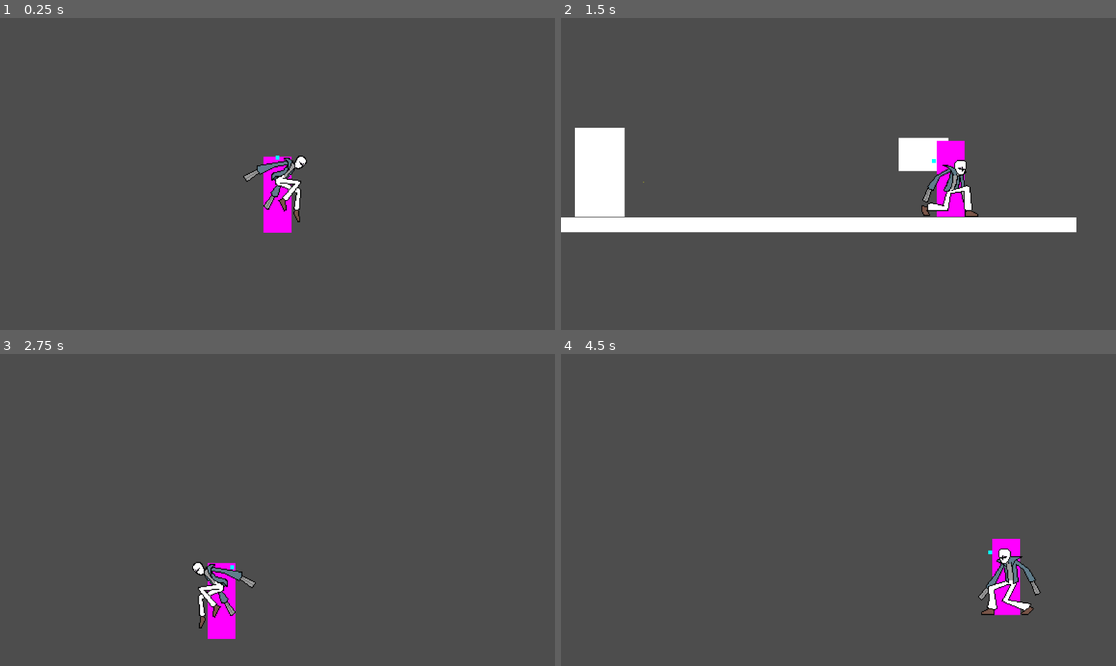
Above: before the commit, frames 1-4 (two rows, left to right).
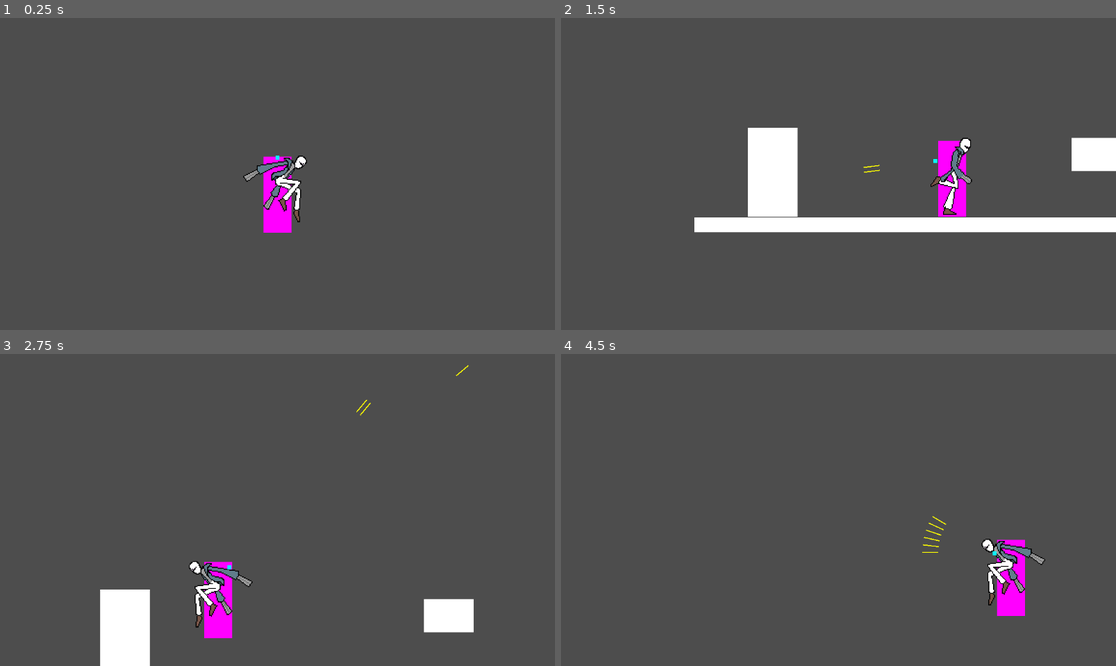
Above: after the commit, the same moments.

Repository: cruel-unusual-media/shotgun-hands
Game: Godot game, scene res://Levels/Playground/playground_player_test.tscn
Same seed, same stepped clock (60 frames per second), same inputs: the game is played once before the commit and once after it. This scene is started directly instead of the project's main scene.
Inputs (mouse positions are in pixels of both pictures, inside the frame that each line leads up to):
- Up to frame 1 (0.25 s): no input
- Up to frame 2 (1.5 s): move the mouse to (960, 158) at 0.52 s; hold D (move_right) from 0.53 s (still down); click (960, 158) at 0.6 s; tap W (move_jump) at 0.77 s; right-click (960, 158) at 0.8 s; move the mouse to (727, 189) at 1.27 s; right-click (727, 189) at 1.35 s
- Up to frame 3 (2.75 s): tap W (move_jump) at 1.52 s; click (166, 525) at 1.55 s; move the mouse to (333, 441) at 2.02 s; release D (move_right) at 2.03 s; hold A (move_left) from 2.03 s (still down); click (333, 441) at 2.1 s; right-click (333, 441) at 2.3 s
- Up to frame 4 (4.5 s): move the mouse to (810, 572) at 2.77 s; release A (move_left) at 2.78 s; hold D (move_right) 2.78-4.28 s; right-click (810, 572) at 2.85 s; tap W (move_jump) at 3.02, 3.77 s; click (810, 572) at 3.05 s; move the mouse to (1005, 556) at 3.52 s; hold S (move_crouch) 3.53-4.28 s; right-click (1005, 556) at 3.8 s; move the mouse to (672, 463) at 4.27 s; hold A (move_left) from 4.28 s (still down); click (672, 463) at 4.35 s

The runs differ from the first frame. In frame 1, less than 0.1% of the frame differs, in the area x 49-51%, y 44-45%; in frame 2, 9.5%, in the area x 0-100%, y 35-69%; in frame 3, 4.3%; in frame 4, 1.6%.

Commit message:
Implemented shooting
 - Implemented ammo type base class
 - added way to shoot from player
 - added rudimentry shotgun jumping

Diff:
--- a/Actors/Player/controller_component.gd
+++ b/Actors/Player/controller_component.gd
@@ -6,6 +6,16 @@
 var hitbox_default_pos : Vector2
 var head_check : Area2D
 var friction : int = 10
+var can_shotgun_jump = true
+
+@export
+var recticle : PlayerRecticle
+## The ammo launched by the primary fire. Should be a child of the recticle.
+@export
+var primary_ammo : AmmoGeneric
+## The ammo launched by the secondary fire. Should be a child of the recticle.
+@export
+var secondary_ammo : AmmoGeneric
 
 # Called when the node enters the scene tree for the first time.
 func _ready() -> void:
@@ -60,6 +70,20 @@
 		else:
 			player.state = player.FALLING
 
+	if Input.is_action_just_pressed("fire_left"):
+		var shot = primary_ammo.fire(recticle.normal.angle())
+		if can_shotgun_jump and not player.is_on_floor() and shot:
+			if recticle.normal.y < 0:
+				player.velocity.y = min(0, player.velocity.y)
+			player.velocity -= recticle.normal*800
+	if Input.is_action_just_pressed("fire_right"):
+		var shot = secondary_ammo.fire(recticle.normal.angle())
+		if can_shotgun_jump and not player.is_on_floor() and shot:
+			if recticle.normal.y < 0:
+				player.velocity.y = min(0, player.velocity.y)
+			player.velocity -= recticle.normal*800
+
+
 
 	player.move_and_slide()
 
--- a/Actors/Player/player.gd
+++ b/Actors/Player/player.gd
@@ -7,7 +7,7 @@
 enum {IDLE, MOVING, FALLING, JUMPING, SHOOTING_IDLE, SHOOTING_MOVING, SHOOTING_FALLING, SHOTGUN_JUMP, CROUCHING, SLIDING}
 
 var state = JUMPING # State is used to determine the currently used animation
-@onready var shootTarget : Node2D = $Target
+#@onready var shootTarget : Node2D = $Target
 var prevState = IDLE
 @onready var sprite = $AnimatedSprite2D
 
--- a/Actors/Player/player.tscn
+++ b/Actors/Player/player.tscn
@@ -5,7 +5,7 @@
 [ext_resource type="Script" uid="uid://cxm75lk51oc68" path="res://Actors/Player/controller_component.gd" id="2_b63gh"]
 [ext_resource type="Script" uid="uid://ck8hnd0csg4rk" path="res://Actors/Player/camera_2d.gd" id="3_v1key"]
 [ext_resource type="Script" uid="uid://bkrwwx5a7wgso" path="res://Actors/Player/player_recticle.gd" id="4_n7l8t"]
-[ext_resource type="Script" uid="uid://5g70dolrgvee" path="res://Actors/Player/shooting_component.gd" id="5_isd1h"]
+[ext_resource type="PackedScene" uid="uid://cv53sl1qoc2vs" path="res://Ammos/ammy_types/basic_ammo_type.tscn" id="5_awv0x"]
 [ext_resource type="PackedScene" uid="uid://dlqa1fyyky5xj" path="res://Actors/Shared/damagable_component.tscn" id="7_8gtf5"]
 [ext_resource type="Script" uid="uid://b014414k0lgbj" path="res://Actors/Shared/health_component.gd" id="8_awv0x"]
 
@@ -16,12 +16,15 @@
 size = Vector2(58, 79)
 
 [node name="Player" type="CharacterBody2D"]
-collision_layer = 5
+collision_layer = 0
 collision_mask = 5
 script = ExtResource("1_vhr1b")
 
-[node name="ControllerComponent" type="Node2D" parent="."]
+[node name="ControllerComponent" type="Node2D" parent="." node_paths=PackedStringArray("recticle", "primary_ammo", "secondary_ammo")]
 script = ExtResource("2_b63gh")
+recticle = NodePath("../PlayerRecticle")
+primary_ammo = NodePath("../PlayerRecticle/BasicAmmoType")
+secondary_ammo = NodePath("../PlayerRecticle/BasicAmmoType2")
 
 [node name="HeadFocus" type="Node2D" parent="."]
 position = Vector2(0, -121)
@@ -58,8 +61,14 @@
 color = Color(0, 1, 1, 1)
 polygon = PackedVector2Array(2, -2, 2, 2, -2, 2, -2, -2)
 
-[node name="ShootingComponent" type="Node2D" parent="PlayerRecticle"]
-script = ExtResource("5_isd1h")
+[node name="BasicAmmoType" parent="PlayerRecticle" instance=ExtResource("5_awv0x")]
+bullet_count = 6
+projectile_spread = 30.0
+max_ammo = 6
+
+[node name="BasicAmmoType2" parent="PlayerRecticle" instance=ExtResource("5_awv0x")]
+bullet_count = 2
+max_ammo = 6
 
 [node name="Camera2D" type="Camera2D" parent="." node_paths=PackedStringArray("focus")]
 position = Vector2(0, -121)
--- a/Actors/Player/player_recticle.gd
+++ b/Actors/Player/player_recticle.gd
@@ -1,7 +1,9 @@
-extends Node2D
+class_name PlayerRecticle extends Node2D
 
 @export
 var focus : Node2D
+@export
+var normal : Vector2
 
 # Called when the node enters the scene tree for the first time.
 func _ready() -> void:
@@ -12,4 +14,4 @@
 func _process(delta: float) -> void:
 	var mPos = get_global_mouse_position() - focus.global_position
 	position = mPos.normalized()*35 + focus.position
-	var angle = mPos.angle()
+	normal = mPos.normalized()
--- a/Actors/Player/shooting_component.gd
+++ b/Actors/Player/shooting_component.gd
@@ -1,9 +1,6 @@
 class_name ShootingComponent extends Node2D
 
-@export
-var primary_ammo : PackedScene
-@export
-var secondary_ammo : PackedScene
+
 
 
 # Called when the node enters the scene tree for the first time.
--- /dev/null
+++ b/Ammos/ammy_types/ammo_generic.gd
@@ -0,0 +1,93 @@
+class_name AmmoGeneric extends Node2D
+
+## The projectile type used. Any scene can be placed here and will be instantiated as a projectile.
+@export
+var projectile_type : PackedScene
+## The number of bullets fired by this
+@export
+var bullet_count : int = 1
+## In degrees, the bullet spread, with bullets evenly placed along the spread.
+## If it is left as 0 and multiple bullets are fired, the bullets will be arranged vertically instead.
+## If there is only one bullet fired, this does nothing.
+@export
+var projectile_spread : float = 0
+## In degrees, the amount that a projectile can vary from its position
+@export
+var projectile_inaccuracy : float = 0
+## The speed of the projectile, in units/second. Will only override the speed of projectiles of the BasicBullet type.
+@export
+var speed : int = 1000
+## The damage of this projectile. Will only override the damage of projectiles of the BasicBullet type.
+@export
+var damage : int = 1
+## Time between shots
+@export
+var fire_delay : float
+var can_fire : bool = true
+@onready var delay_timer : Timer = $DelayTimer
+## Max number of shots before reload is required. Set to -1 to make ammo unlimited.
+@export
+var max_ammo : int = -1
+@onready var ammo : int = max_ammo
+
+
+
+# Called when the node enters the scene tree for the first time.
+func _ready() -> void:
+	if is_instance_valid(delay_timer):
+		delay_timer.timeout.connect(_on_delay_timer_timeout)
+
+
+# Called every frame. 'delta' is the elapsed time since the previous frame.
+func _process(delta: float) -> void:
+	pass
+
+# Shoots a projectile if possible and returns false if it can't
+func fire(dir : float) -> bool:
+	if can_fire:
+		if bullet_count == 1:
+			send_bullet(dir + randf_range(-deg_to_rad(projectile_inaccuracy)/2, deg_to_rad(projectile_inaccuracy)/2), Vector2.ZERO)
+		else:
+			if projectile_spread > 0:
+				var i = -deg_to_rad(projectile_spread)/2
+				while i <= deg_to_rad(projectile_spread)/2:
+					send_bullet(dir+i+randf_range(-deg_to_rad(projectile_inaccuracy)/2, deg_to_rad(projectile_inaccuracy)/2), Vector2.ZERO)
+
+					i += deg_to_rad(projectile_spread)/(bullet_count-1)
+			else:
+				var i = -(bullet_count-1)*5
+				while i <= (bullet_count-1)*5:
+					var sidevec = Vector2.UP.rotated(dir)
+					sidevec *= i
+					send_bullet(dir+randf_range(-deg_to_rad(projectile_inaccuracy)/2, deg_to_rad(projectile_inaccuracy)/2), sidevec)
+					i += 10
+		#if bullet_count > 1 and projectile_spread > 0:
+			#pass
+		delay_timer.start(fire_delay)
+		can_fire = false
+		return true
+	else:
+		return false
+
+func send_bullet(dir : float, startPos : Vector2) -> void:
+	var bullet : Node2D = projectile_type.instantiate()
+	if bullet is BasicBullet:
+		bullet.velocity = Vector2(speed, 0).rotated(dir)
+		bullet.damage_amount = damage
+
+	add_child(bullet)
+	if not bullet is BasicBullet:
+		bullet.rotation = deg_to_rad(dir)
+	bullet.global_position = global_position + startPos
+
+
+
+
+func _on_delay_timer_timeout() -> void:
+	if ammo > 0 or max_ammo == -1:
+		can_fire = true
+	else:
+		print("Need a reload")
+
+func reload() -> void:
+	ammo = max_ammo
--- /dev/null
+++ b/Ammos/ammy_types/basic_ammo_type.tscn
@@ -0,0 +1,18 @@
+[gd_scene load_steps=4 format=3 uid="uid://cv53sl1qoc2vs"]
+
+[ext_resource type="Script" uid="uid://c24hil6ucb0u" path="res://Ammos/ammy_types/ammo_generic.gd" id="1_s5eks"]
+[ext_resource type="PackedScene" uid="uid://bc6kl6o2g83wh" path="res://Ammos/projectiles/bullet.tscn" id="2_smvhw"]
+
+[sub_resource type="PlaceholderTexture2D" id="PlaceholderTexture2D_smvhw"]
+
+[node name="BasicAmmoType" type="Node2D"]
+script = ExtResource("1_s5eks")
+projectile_type = ExtResource("2_smvhw")
+fire_delay = 0.5
+
+[node name="DelayTimer" type="Timer" parent="."]
+wait_time = 0.5
+one_shot = true
+
+[node name="Sprite2D" type="Sprite2D" parent="."]
+texture = SubResource("PlaceholderTexture2D_smvhw")
--- a/Ammos/projectiles/bullet.tscn
+++ b/Ammos/projectiles/bullet.tscn
@@ -4,6 +4,7 @@
 
 [node name="Bullet" type="Node2D"]
 script = ExtResource("1_re15m")
+damage_amount = 1
 velocity = Vector2(5000, 0)
 collision_mask = 5
 
--- a/Levels/Playground/playground_player_test.tscn
+++ b/Levels/Playground/playground_player_test.tscn
@@ -60,6 +60,5 @@
 position = Vector2(449, 223)
 
 [node name="Bullet" parent="." instance=ExtResource("2_34js4")]
-position = Vector2(238, 575)
-damage_amount = 1
-velocity = Vector2(10, 0)
+position = Vector2(267, 590)
+velocity = Vector2(1000, 0)
Not shown, added: Ammos/ammy_types/ammo_generic.gd.uid
